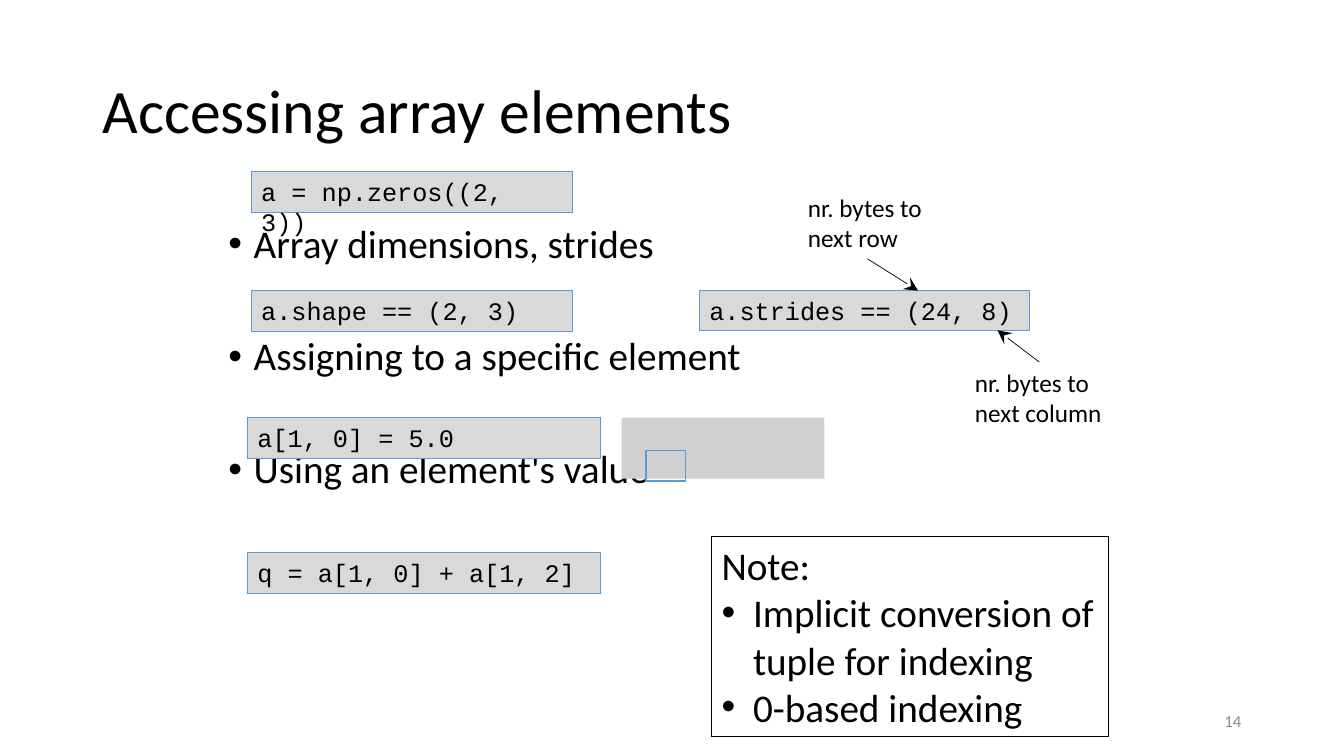
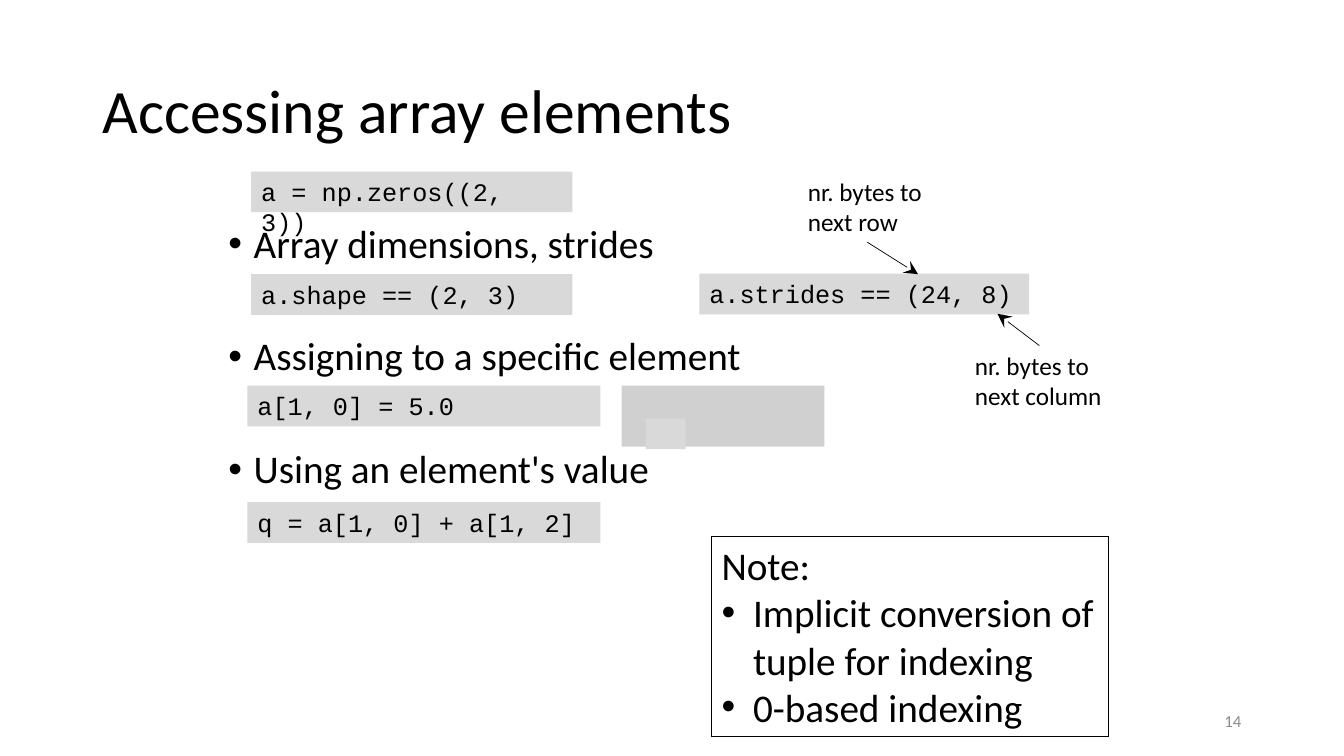
Before and after one commit to gjbex/Scientific-Python, a slide deck: slide 14 of scientific_python.pptx. Drawn at 1344x756 pixels with LibreOffice and Linux fonts; fonts in the diff are those of the drawing; grey boxes stand for pictures. Boxes give left, top, right and bottom in pixels: in the first picture for what was removed or moved away, otherwise in the second. Text is boxed around its words. In the diff, an @@ line names an element or a change of style, - is before the commit and + after.

Commit message:
Fix formatting of mumpy section

```diff
--- a/scientific_python.pptx
+++ b/scientific_python.pptx
@@ 2 rectangles, 2 texts, 2 arrows: place and size @@
-2 rectangles, 2 texts, 2 arrows at bbox=[251, 199, 1101, 422]
+2 rectangles, 2 texts, 2 arrows at bbox=[251, 183, 1101, 405]
@@ rectangle "a[1, 0] = 5.0": place and size @@
-rectangle "a[1, 0] = 5.0" at bbox=[248, 417, 601, 458]
+rectangle "a[1, 0] = 5.0" at bbox=[248, 386, 601, 426]
@@ picture: place and size @@
-picture at bbox=[622, 417, 825, 479]
+picture at bbox=[622, 386, 825, 448]
@@ rectangle: place and size @@
-rectangle at bbox=[646, 451, 686, 481]
+rectangle at bbox=[646, 418, 686, 449]
@@ rectangle at bbox=[646, 418, 686, 449]: fill none to #D9D9D9; outline #5B9BD5 1 pt to none @@
@@ outline #5B9BD5 0.75 pt to none in 5 elements at bbox=[251, 171, 573, 212], bbox=[251, 274, 573, 315], bbox=[700, 274, 1029, 315], bbox=[248, 386, 601, 426], bbox=[248, 502, 601, 542] @@
@@ rectangle "q = a[1, 0] + ...": place and size @@
-rectangle "q = a[1, 0] + ..." at bbox=[248, 553, 601, 593]
+rectangle "q = a[1, 0] + ..." at bbox=[248, 502, 601, 542]
```
Also in this commit, not shown: 12 other slides changed.
